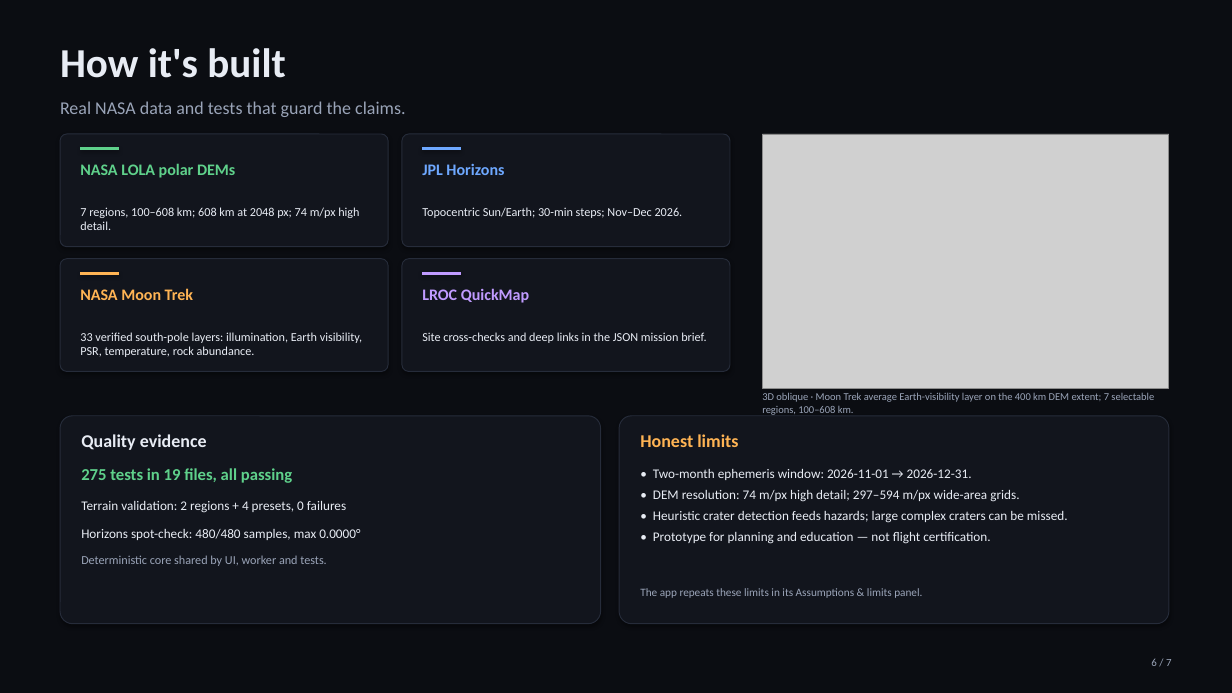
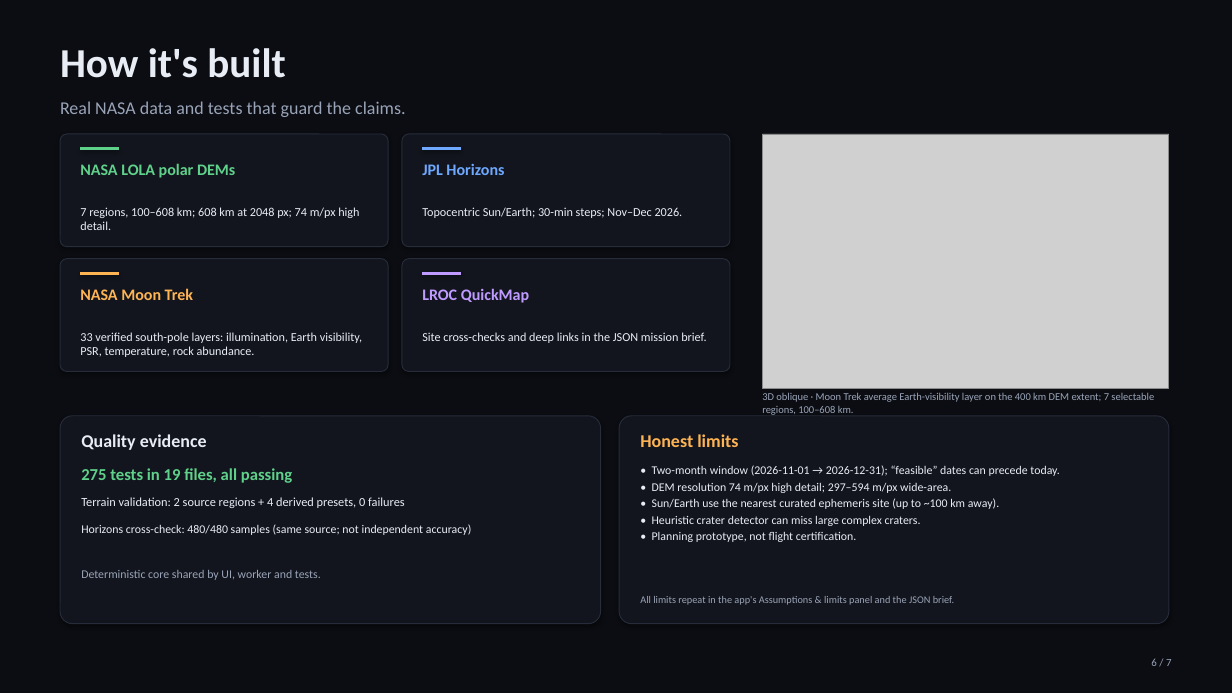
Before and after one commit to rafaa-sf/l-sea-space-apps, a slide deck: slide 6 of demo/L-SEA-Project-Demo.pptx. Drawn at 1232x693 pixels with LibreOffice and Linux fonts; fonts in the diff are those of the drawing; grey boxes stand for pictures. Boxes give left, top, right and bottom in pixels: in the first picture for what was removed or moved away, otherwise in the second. Text is boxed around its words. In the diff, an @@ line names an element or a change of style, - is before the commit and + after.

Commit message:
docs(demo): clarify claims, reference mission and AI declaration
Final accuracy pass from the judge review: slide 2 now says Area, not a point (a zone has size/slope/hazards and we fit an equivalent landing area) and names QuickMap, Moon Trek and Horizons; slide 5 adds the explicit reference mission (14 days, 120 W, 40 kWh, 10 continuous sun days, 2.4 m2 / 28% panels) and states that weights/thresholds are documented design choices, not fitted; slide 6 describes Horizons as a same-source cross-check rather than independent accuracy, clarifies 2 source regions + 4 derived presets, and adds the nearest-curated-site ephemeris and feasible-dates-before-today limits; slide 7 drops free SaaS and declares the AI assistant use while keeping MIT/free and the three QR codes. Source and public PDFs stay byte-identical; demo script updated to match.

```diff
--- a/demo/L-SEA-Project-Demo.pptx
+++ b/demo/L-SEA-Project-Demo.pptx
@@ text at (652, 465, 1059, 542): text changed; size 10.3 to 9.2 pt @@
-• Two-month ephemeris window: 2026-11-01 → 2026-12-31.
-• DEM resolution: 74 m/px high detail; 297–594 m/px wide-area grids.
-• Heuristic crater detection feeds hazards; large complex craters can be missed.
-• Prototype for planning and education — not flight certification.
+• Two-month window (2026-11-01 → 2026-12-31); “feasible” dates can precede today.
+• DEM resolution 74 m/px high detail; 297–594 m/px wide-area.
+• Sun/Earth use the nearest curated ephemeris site (up to ~100 km away).
+• Heuristic crater detector can miss large complex craters.
+• Planning prototype, not flight certification.
@@ text at (81, 497, 405, 508): text changed; size 10.3 to 9.6 pt @@
-Terrain validation: 2 regions + 4 presets, 0 failures
+Terrain validation: 2 source regions + 4 derived presets, 0 failures
@@ text at (81, 524, 471, 535): text changed; size 10.3 to 9.2 pt @@
-Horizons spot-check: 480/480 samples, max 0.0000°
+Horizons cross-check: 480/480 samples (same source; not independent accuracy)
@@ text "Deterministic core shared by UI, ...": place and size @@
-text "Deterministic core shared by UI, ..." at (81, 555, 326, 566)
+text "Deterministic core shared by UI, ..." at (81, 570, 321, 580)
@@ text "Deterministic core shared by UI, ..." at (81, 570, 321, 580): size 9.5 to 9.2 pt @@
@@ text at (640, 596, 954, 605): text changed; size 8.8 to 8 pt @@
-The app repeats these limits in its Assumptions & limits panel.
+All limits repeat in the app's Assumptions & limits panel and the JSON brief.
```
Also in this commit, not shown: 3 other slides changed, 4 other files.
